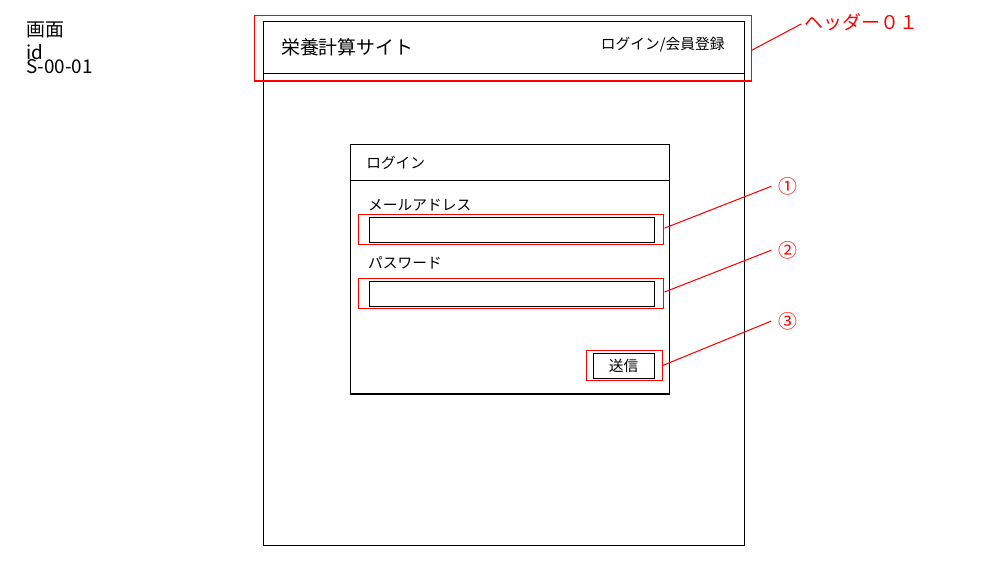
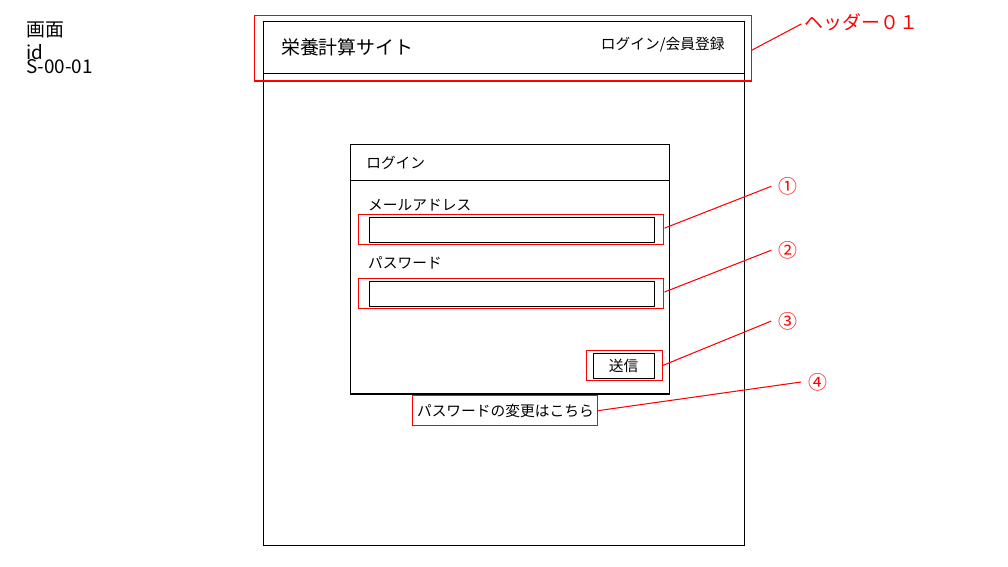
Before and after one commit to taku300/WebSystemSelf, a slide deck: slide 3 of Documents/Design_Documents/参考部品.pptx. Drawn at 1008x567 pixels with LibreOffice and Linux fonts; fonts in the diff are those of the drawing. Boxes give left, top, right and bottom in pixels: in the first picture for what was removed or moved away, otherwise in the second. Text is boxed around its words. In the diff, an @@ line names an element or a change of style, - is before the commit and + after.

```diff
--- a/Documents/Design_Documents/参考部品.pptx
+++ b/Documents/Design_Documents/参考部品.pptx
@@ line added from (598, 411) to (802, 382), #FF0000 1 pt @@
@@ text added at bbox=[808, 373, 827, 391], 18 pt, text #FF0000 @@
+④
@@ rectangle added at bbox=[413, 395, 598, 426], outline #FF0000 1 pt @@
@@ text added at bbox=[417, 403, 594, 417], 14 pt, text #000000 @@
+パスワードの変更はこちら
```
Also in this commit, not shown: 5 other slides changed, 2 slides added, 19 other files.
